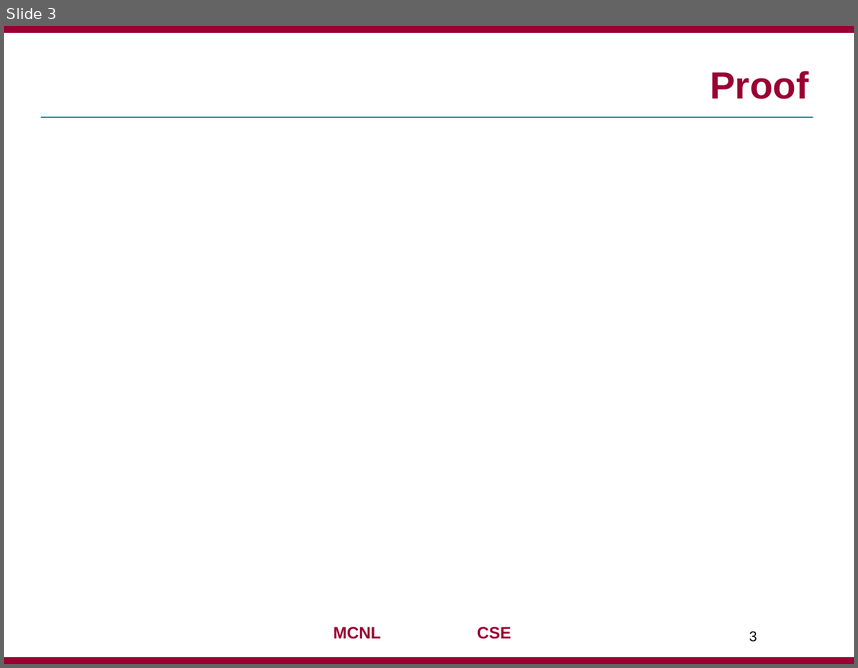
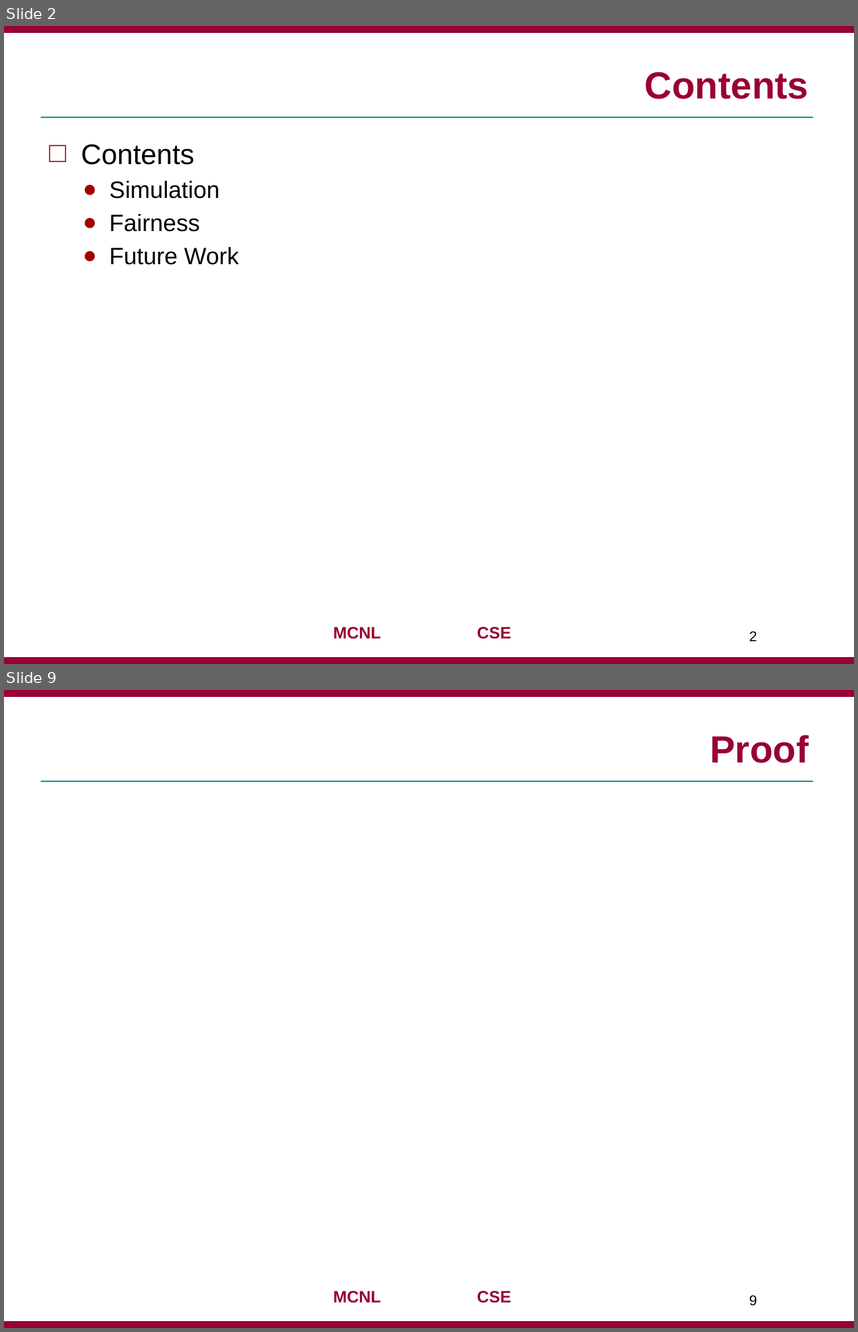
Before and after one commit to jaejunha/Paper, a slide deck: Daily(written_in_Korean)/181116.pptx. Shown one above the other, each under a label of ours: slide 3 before the commit, slides 2 and 9 after it; the slides between them are not shown. The pictures are 858x668 and 858x1332 pixels, drawn with LibreOffice and Linux fonts; fonts in the diff are those of the drawing; grey boxes stand for pictures; background and template pictures are left out. Boxes give left, top, right and bottom in pixels: in the first picture for what was removed or moved away, otherwise in the second. Text is boxed around its words. In the diff, an @@ line names an element or a change of style, - is before the commit and + after.

```diff
--- a/Daily(written_in_Korean)/181116.pptx
+++ b/Daily(written_in_Korean)/181116.pptx
@@ slide 2 added at (x1=4, y1=26, x2=854, y2=664), background #FFFFFF; not listed: 4 template elements that a slide beside it also shows @@
@@ title added at (x1=645, y1=72, x2=809, y2=99), 32 pt, text #990033, bold @@
+Contents
@@ text added at (x1=81, y1=144, x2=239, y2=265), 20 pt, text #000000 @@
+□ Contents
+  ● Simulation
+  ● Fairness
+  ● Future Work
@@ page number added at (x1=749, y1=630, x2=757, y2=641), 12 pt, text #000000 @@
+2
@@ what was slide 3 is now slide 9 @@
@@ page number at (x1=749, y1=1294, x2=757, y2=1305): text changed @@
-3
+9
```
Also in this commit, not shown: 1 slide changed, 7 other slides added, 1 slide removed.
